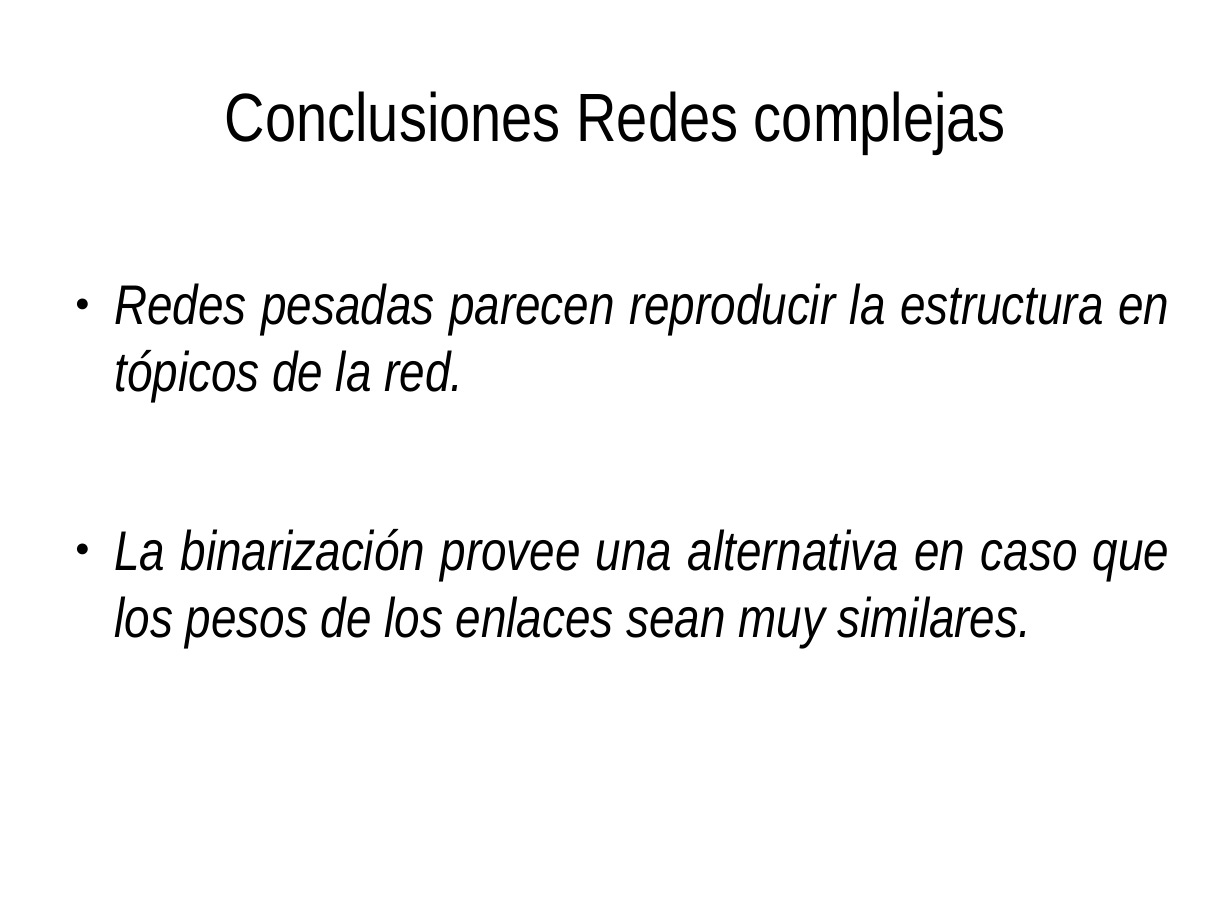
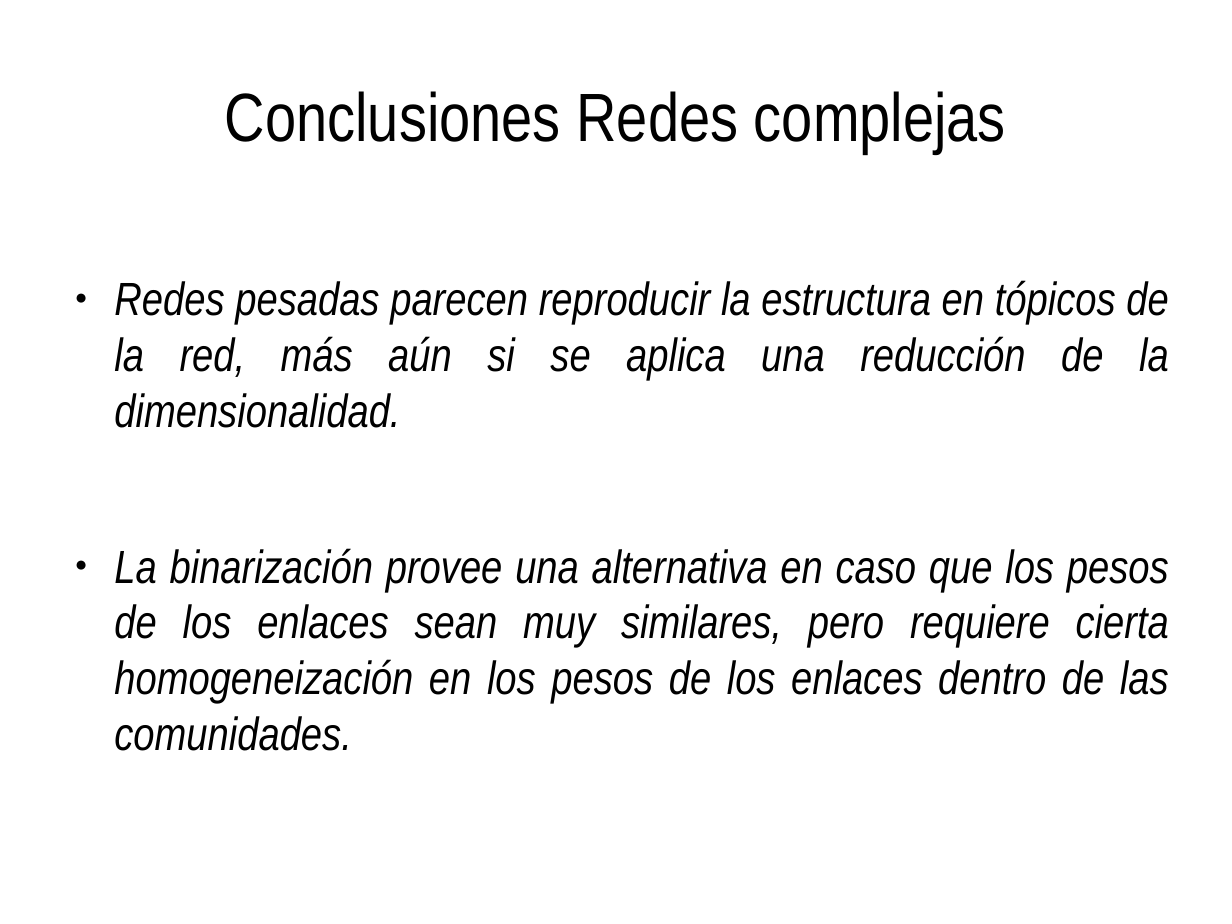
Before and after one commit to spinto88/Analisis_notas, a slide deck: slide 34 of Presentacion_analisis.odp (slide 28 before the commit). Drawn at 1232x924 pixels with LibreOffice and Linux fonts; fonts in the diff are those of the drawing. Boxes give left, top, right and bottom in pixels: in the first picture for what was removed or moved away, otherwise in the second. Text is boxed around its words. In the diff, an @@ line names an element or a change of style, - is before the commit and + after.

Commit message:
NMF para redes pesadas ok

```diff
--- a/Presentacion_analisis.odp
+++ b/Presentacion_analisis.odp
@@ text at (114,280,1169,751): text changed; size 36 to 30 pt @@
-● Redes pesadas parecen reproducir la estructura en tópicos de la red.
-● La binarización provee una alternativa en caso que los pesos de los enlaces sean muy similares.
+● Redes pesadas parecen reproducir la estructura en tópicos de la red, más aún si se aplica una reducción de la dimensionalidad.
+● La binarización provee una alternativa en caso que los pesos de los enlaces sean muy similares, pero requiere cierta homogeneización en los pesos de los enlaces dentro de las comunidades.
```
Also in this commit, not shown: 9 other slides changed, 6 slides added, 9 other files.
